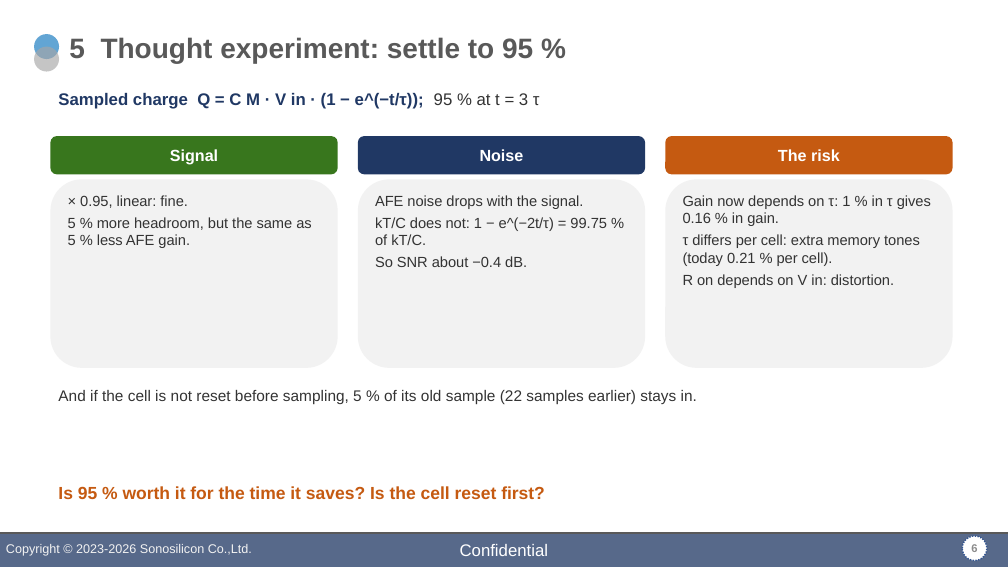
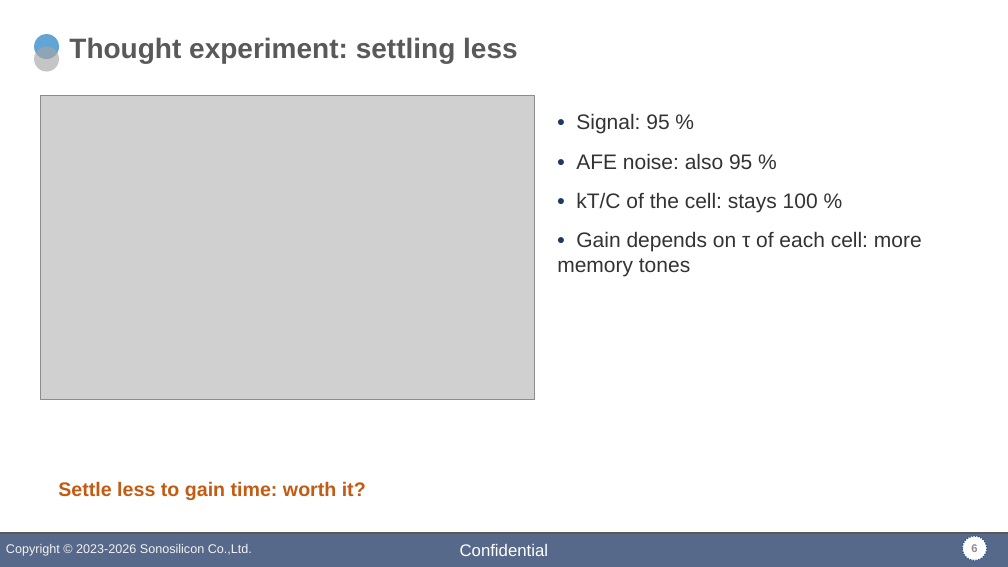
Before and after one commit to DirkJanKr/F280049C_MotorDrive, a slide deck: slide 6 of Zaan_MATLAB/slides/zaan_professor_visit.pptx. Drawn at 1008x567 pixels with LibreOffice and Linux fonts; fonts in the diff are those of the drawing; grey boxes stand for pictures; background and template pictures are left out. Boxes give left, top, right and bottom in pixels: in the first picture for what was removed or moved away, otherwise in the second. Text is boxed around its words. In the diff, an @@ line names an element or a change of style, - is before the commit and + after.

```diff
--- a/Zaan_MATLAB/slides/zaan_professor_visit.pptx
+++ b/Zaan_MATLAB/slides/zaan_professor_visit.pptx
@@ title at (x1=69, y1=37, x2=518, y2=63): text changed @@
-5 Thought experiment: settle to 95 %
+Thought experiment: settling less
@@ picture added at (x1=40, y1=96, x2=534, y2=400) @@
@@ text removed at (x1=58, y1=93, x2=540, y2=109) @@
-Sampled charge Q = C M · V in · (1 − e^(−t/τ)); 95 % at t = 3 τ
@@ text added at (x1=557, y1=113, x2=922, y2=277), 15 pt, text #333333 @@
+• Signal: 95 %
+• AFE noise: also 95 %
+• kT/C of the cell: stays 100 %
+• Gain depends on τ of each cell: more memory tones
@@ rounded rectangle removed at (x1=50, y1=136, x2=338, y2=174) @@
-Signal
@@ rounded rectangle removed at (x1=358, y1=136, x2=645, y2=174) @@
-Noise
@@ rounded rectangle removed at (x1=665, y1=136, x2=953, y2=174) @@
-The risk
@@ rounded rectangle removed at (x1=50, y1=179, x2=338, y2=368) @@
-× 0.95, linear: fine.
-5 % more headroom, but the same as 5 % less AFE gain.
@@ rounded rectangle removed at (x1=358, y1=179, x2=645, y2=368) @@
-AFE noise drops with the signal.
-kT/C does not: 1 − e^(−2t/τ) = 99.75 % of kT/C.
-So SNR about −0.4 dB.
@@ rounded rectangle removed at (x1=665, y1=179, x2=953, y2=368) @@
-Gain now depends on τ: 1 % in τ gives 0.16 % in gain.
-τ differs per cell: extra memory tones (today 0.21 % per cell).
-R on depends on V in: distortion.
@@ text removed at (x1=58, y1=390, x2=697, y2=404) @@
-And if the cell is not reset before sampling, 5 % of its old sample (22 samples earlier) stays in.
@@ text at (x1=58, y1=481, x2=366, y2=500): text changed; size 12.5 to 14 pt @@
-Is 95 % worth it for the time it saves? Is the cell reset first?
+Settle less to gain time: worth it?
```
Also in this commit, not shown: 5 other slides changed, 2 slides added, 2 slides removed.
